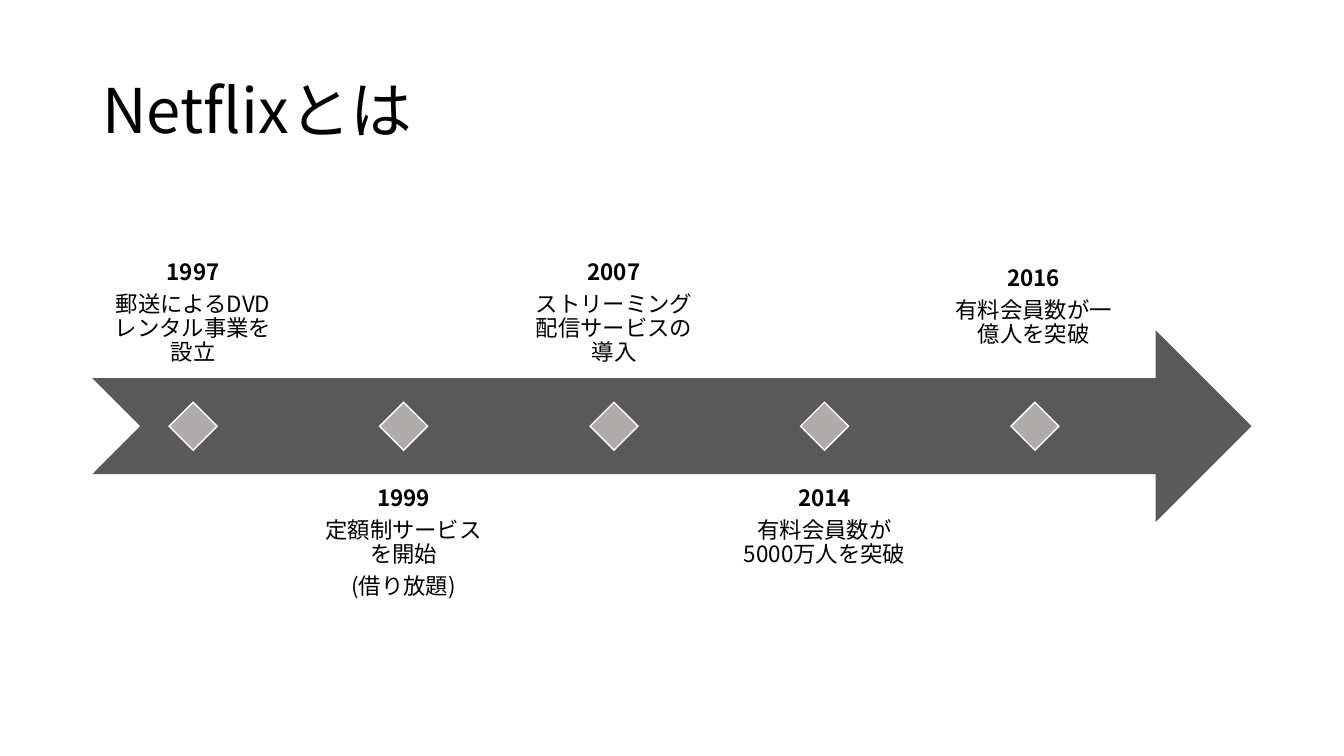
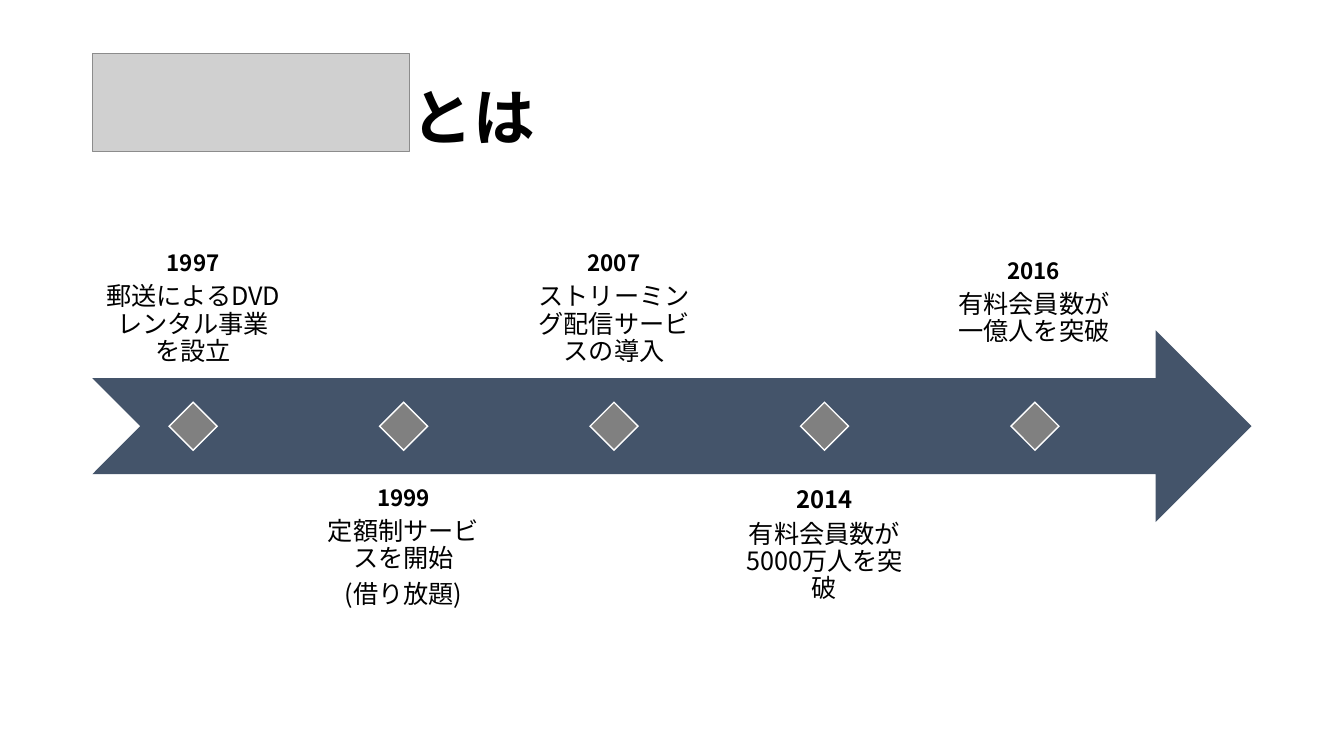
Before and after one commit to QuillshWammy/Netflix_Analysis, a slide deck: slide 2 of Document/中間発表.pptx. Drawn at 1344x756 pixels with LibreOffice and Linux fonts; fonts in the diff are those of the drawing; grey boxes stand for pictures. Boxes give left, top, right and bottom in pixels: in the first picture for what was removed or moved away, otherwise in the second. Text is boxed around its words. In the diff, an @@ line names an element or a change of style, - is before the commit and + after.

```diff
--- a/Document/中間発表.pptx
+++ b/Document/中間発表.pptx
@@ picture added at (93,53,409,151) @@
@@ title removed at (102,83,412,136) @@
-Netflixとは
@@ title added at (411,91,534,143), 44 pt, text #000000, bold @@
+とは
@@ text at (106,284,280,312): size 16 to 18 pt in "郵送によるDVDレンタル事業を設立" @@
@@ text at (538,285,689,362): size 16 to 18 pt in "ストリーミング配信サービスの導入" @@
@@ text at (958,291,1109,342): size 16 to 18 pt in "有料会員数が一億人を突破" @@
@@ notched right arrow at (93,331,1252,522): fill #595959 to #44546A @@
@@ fill #AFABAB to #808080 in 5 elements at (169,402,218,451), (380,402,429,451), (590,402,638,451), (801,402,849,451), (1011,402,1060,451) @@
@@ text "2014" at (749,490,900,549): size 16 to 17 pt in "2014"; size 16 to 18 pt in "有料会員数が5000万人を突破" @@
@@ text at (328,518,479,608): size 16 to 18 pt in "定額制サービスを開始", "(借り放題)" @@
```
Also in this commit, not shown: 8 other slides changed, 1 slide added.
